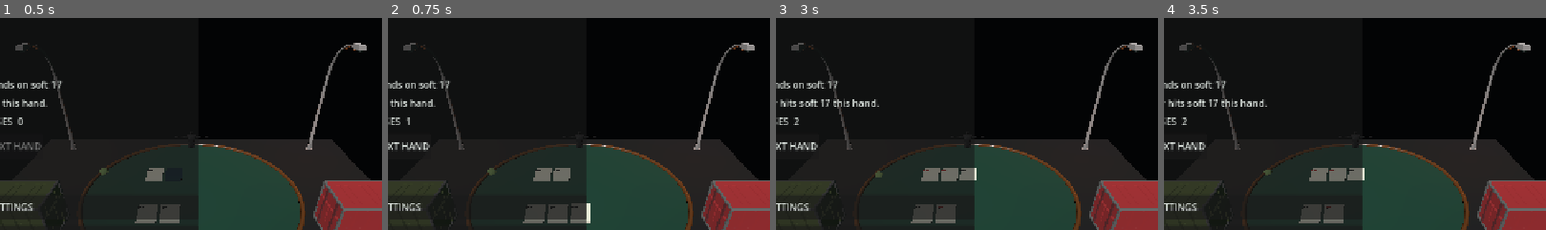
Above: before the commit, frames 1-4 (left to right).
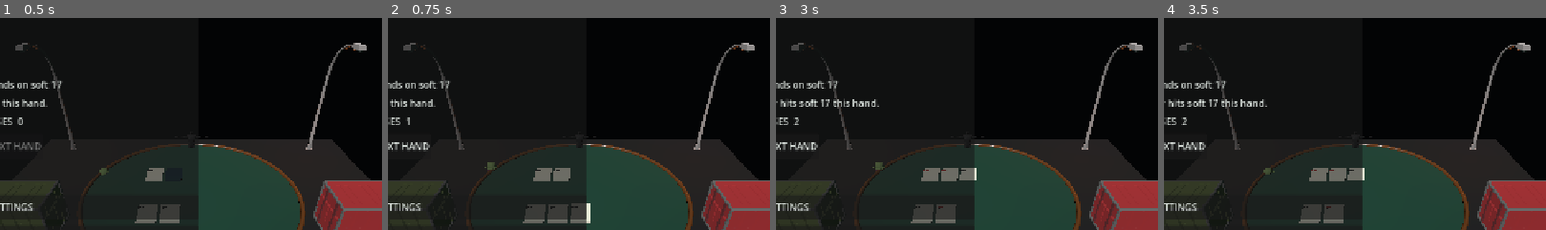
Above: after the commit, the same moments.

Repository: kage049754/Cgame
Game: Godot game, scene res://scenes/main.tscn
Two runs of this game, one before a commit and one after it. Both use one fixed random seed, a clock stepped at 60 frames per second and the inputs below.
Inputs:
- Up to frame 1 (0.5 s): no input
- Up to frame 2 (0.75 s): click "HIT" at 0.5 s
- Up to frame 3 (3 s): click "NEXT HAND" at 1.25 s; click "NEXT HAND" at 2 s; click "STAND" at 2.75 s
- Up to frame 4 (3.5 s): no input
The pictures show only the part of the screen within x 25-75%, y 11-61%; the shares and areas given below are measured in that part.

Frame 1 is identical in both runs. In frame 2, 0.1% of the frame differs, in the area x 25-29%, y 68-75%; in frame 3, 0.1%, in the area x 25-29%, y 68-76%; in frame 4, less than 0.1%.

Commit message:
Add zombie reactions for blackjack round outcomes

Diff:
--- a/scripts/main.gd
+++ b/scripts/main.gd
@@ -588,6 +588,8 @@
 	var opponent_name := str(Opponents.profile_for_wins(survival.wins).get("name", "UNKNOWN"))
 	var result := Rules.outcome(player_hand, dealer_hand)
 	survival.resolve_hand(result)
+	if zombie_character != null:
+		zombie_character.call("play_outcome", result, survival.ending)
 	if audio_system != null:
 		if result == "win":
 			audio_system.call("play_win")
--- a/scripts/zombie_enemy.gd
+++ b/scripts/zombie_enemy.gd
@@ -15,6 +15,17 @@
 	animation_player = players[0] as AnimationPlayer
 	play_animation("Idle")
 
+func play_outcome(result: String, run_ending: String) -> void:
+	match result:
+		"win":
+			play_animation("Death" if run_ending == "victory" else "HitReact")
+		"lose":
+			play_animation("Punch")
+		"push":
+			play_animation("Idle_Attack")
+		_:
+			play_animation("Idle")
+
 func play_animation(animation_name: String) -> void:
 	if animation_player == null:
 		return
--- a/tests/zombie_animation_test.gd
+++ b/tests/zombie_animation_test.gd
@@ -23,5 +23,25 @@
 		push_error("Zombie Idle_Attack animation did not start.")
 		quit(1)
 		return
+	zombie.call("play_outcome", "win", "")
+	if player.current_animation != "HitReact":
+		push_error("Zombie HitReact animation did not start after a player win.")
+		quit(1)
+		return
+	zombie.call("play_outcome", "lose", "")
+	if player.current_animation != "Punch":
+		push_error("Zombie Punch animation did not start after a player loss.")
+		quit(1)
+		return
+	zombie.call("play_outcome", "push", "")
+	if player.current_animation != "Idle_Attack":
+		push_error("Zombie Idle_Attack animation did not start after a push.")
+		quit(1)
+		return
+	zombie.call("play_outcome", "win", "victory")
+	if player.current_animation != "Death":
+		push_error("Zombie Death animation did not start after run victory.")
+		quit(1)
+		return
 	print("Quaternius Zombie Basic Idle and Idle_Attack animations passed.")
 	quit()
Not shown, changed: GAMEPLAY.md
